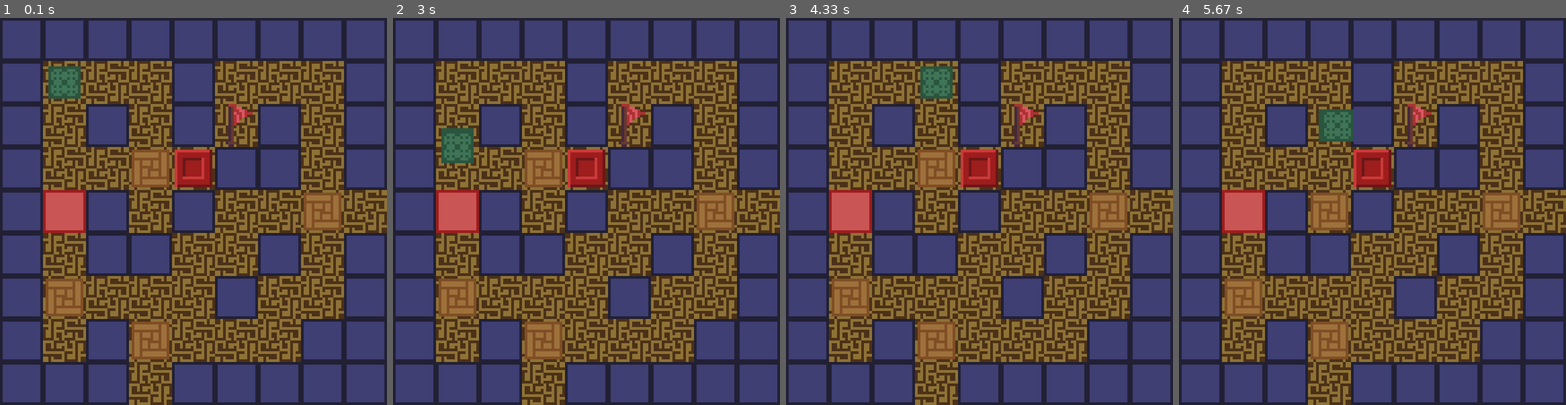
Above: before the commit, frames 1-4 (left to right).
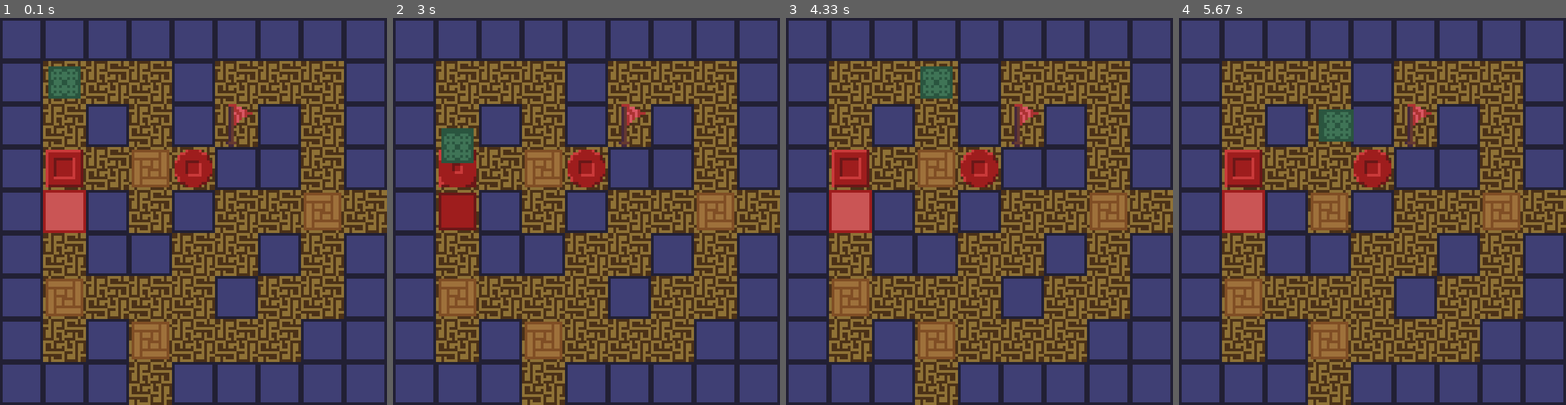
Above: after the commit, the same moments.

Repository: WeePhix/puzzler
Game: pygame game, started from puzzler.py
The game is run twice, just before and just after one commit, with the same random seed, the same clock (stepped at 60 frames per second) and the same inputs.
Inputs:
- Up to frame 1 (0.1 s): no input
- Up to frame 2 (3 s): hold R 0.33-0.8 s; hold Right 0.33-0.8 s; hold Right 0.83-1.3 s; hold Up 1.33-1.63 s; hold Left 2.17-2.7 s; hold Down from 2.73 s (still down)
- Up to frame 3 (4.33 s): release Down at 3.03 s; hold Up 3.5-3.87 s; hold Right from 3.9 s (still down)
- Up to frame 4 (5.67 s): release Right at 4.53 s; hold Down 4.57-4.93 s; hold Left 4.97-5.43 s; hold Right from 5.47 s (still down)

The runs differ from the first frame. In frame 1, 1.5% of the frame differs, in the area x 11-55%, y 34-44%; in frame 2, 2.4%, in the area x 11-55%, y 34-56%; in frame 3, 1.5%; in frame 4, 1.5%.

Commit message:
Added/tested levers Added system for multiple buttons of same color Added a reset level feature, using the R key Added feature so doors dont close when player or box is on them

Diff:
--- a/puzzler.py
+++ b/puzzler.py
@@ -174,33 +174,35 @@
                 self.state = (self.state + 1) % 2
                 self.image = self.images[self.state]
 
-        buttonColorsActivity[self.color] = self.state
+        if self.state: buttonColorsActivity[self.color] = True
 
 class Door(Sprite):
     def __init__(self, coords, color):
-        print(color)
         Sprite.__init__(self, f'graphics/door/{color}.png', tileSize, tileSize, coords)
         self.images = [self.image, pygame.transform.scale(pygame.image.load(f'graphics/door/{color}_active.png').convert_alpha(), (tileSize, tileSize))]
 
         self.coords = coords
         self.color = color
         self.type = 'door_closed'
+        self.closing = False
 
     def update(self):
         if buttonColorsActivity[self.color]:
             self.image = self.images[1]
             self.type = 'door_open'
-            # self.rect.center = ((self.coords[0] + 0.5 + 15/16) * tileSize, (self.coords[1] + 0.5 + 15/16) * tileSize)
         else:
+            self.closing = True
+
+        if self.closing and self.rect.collidelist([player] + boxList) == -1:
             self.image = self.images[0]
             self.type = 'door_closed'
-            # self.rect.center = ((self.coords[0] + 0.5) * tileSize, (self.coords[1] + 0.5) * tileSize)
-
+            self.closing = False
 
 
 
 def textToTiles(text):
     global player, goal
+    row = ''
     y = x = 0
     for ch in text:
         if ch == '\n':
@@ -218,59 +220,64 @@
             elif ch == 'B':
                 buttonList.append(Button((x, y), metadata[y][x][0], metadata[y][x][1]))
             elif ch == 'D':
-                print(metadata[y][x])
                 doorList.append(Door((x, y), metadata[y][x]))
 
             floorList.append(Floor((x, y)))
 
         x += 1
+
+
+def loadLevel(text):
+    global goal, player, boxList, doorList, wallList, floorList, buttonList, globalMovement, moveDir, screen, redActive, blueActive, greenActive, tileSize, tilesX, tilesY
+    goal = 0
+    player = 0
+    boxList = []
+    doorList = []
+    wallList = []
+    floorList = []
+    buttonList = []
+    globalMovement = False
+    tileSize = 80
+    tilesX = tilesY = 9
+    moveDir = 0
+    screen = pygame.display.set_mode((tileSize * tilesX, tileSize * tilesY))
+    redActive = blueActive = greenActive = False
+
+    textToTiles(text)
+
 
 textLevel = '''#########
 #P  #   #
 # # #G# #
-#  bB## #
+#B bB## #
 #D# #  b #
 # ##  # #
 #b   #  #
 # #b   ##
 ### #####'''
 
-metadata = [[0, 0, 0, 0, 0, 0, 0, 0, 0], [0, 0, 0, 0, 0, 0, 0, 0, 0], [0, 0, 0, 0, 0, 0, 0, 0, 0], [0, 0, 0, 0, ['red', False], 0, 0, 0, 0], [0, 'red', 0, 0, 0, 0,  …(125 unchanged characters)…
-
-tileSize = 80
-tilesX = tilesY = 9
-moveDir = 0
-globalMovement = False
+metadata = [[0, 0, 0, 0, 0, 0, 0, 0, 0], [0, 0, 0, 0, 0, 0, 0, 0, 0], [0, 0, 0, 0, 0, 0, 0, 0, 0], [0, ['red', False], 0, 0, ['red', True], 0, 0, 0, 0], [0, 'red', 0, 0, 0, 0,  …(125 unchanged characters)…
 
 pygame.init()
 clock = pygame.time.Clock()
-screen = pygame.display.set_mode((tileSize * tilesX, tileSize * tilesY))
-
-goal = 0
-player = 0
-boxList = []
-doorList = []
-wallList = []
-floorList = []
-buttonList = []
-
-redActive = blueActive = greenActive = False
 
 movementDict = {0 : (0, 0), pygame.K_w : (0, -1), pygame.K_s : (0, 1), pygame.K_a : (-1, 0), pygame.K_d : (1, 0), pygame.K_UP : (0, -1), pygame.K_DOWN : (0, 1), pygame.K_LEFT : (-1, 0), pygame.K_RIGHT : (1, 0)}
-buttonColorsActivity = {'red' : redActive, 'blue' : blueActive, 'green' : greenActive}
-
-textToTiles(textLevel)
-
-toPrint = True
-
-while not player.gameWon:
+shouldLoadLevel = True
+
+while True:
+    if shouldLoadLevel:
+        shouldLoadLevel = False
+        loadLevel(textLevel)
+    buttonColorsActivity = {'red' : redActive, 'blue' : blueActive, 'green' : greenActive}
+
     allTiles = {'floor' : floorList, 'wall' : wallList, 'button' : buttonList, 'box' : boxList, 'door' : doorList, 'goal' : [goal], 'player' : [player]}
     collidables = allTiles['goal'] + allTiles['wall'] + allTiles['box']
     buttonables = allTiles['box'] + allTiles['player']
 
     for i in range(len(collidables)):
         collidables[i].index = i
-
+    for key in buttonColorsActivity:
+        buttonColorsActivity[key] = False
     for tileType in allTiles:
         for tile in allTiles[tileType]:
             tile.update()
@@ -293,10 +300,15 @@
         elif event.type == pygame.KEYUP:
             if event.key == moveDir:
                 moveDir = 0
+            if event.key == pygame.K_r:
+                shouldLoadLevel = True
 
         elif event.type == pygame.KEYDOWN and globalMovement == 0:
             if event.key in [pygame.K_w, pygame.K_s, pygame.K_a, pygame.K_d, pygame.K_UP, pygame.K_DOWN, pygame.K_LEFT, pygame.K_RIGHT]:
                 moveDir = event.key
+
+    if player.gameWon:
+        break
 
 screen.fill('dark green')
 pygame.display.update()
Binary file added: graphics/button/red_lever.png
Binary file added: graphics/button/red_lever_active.png
